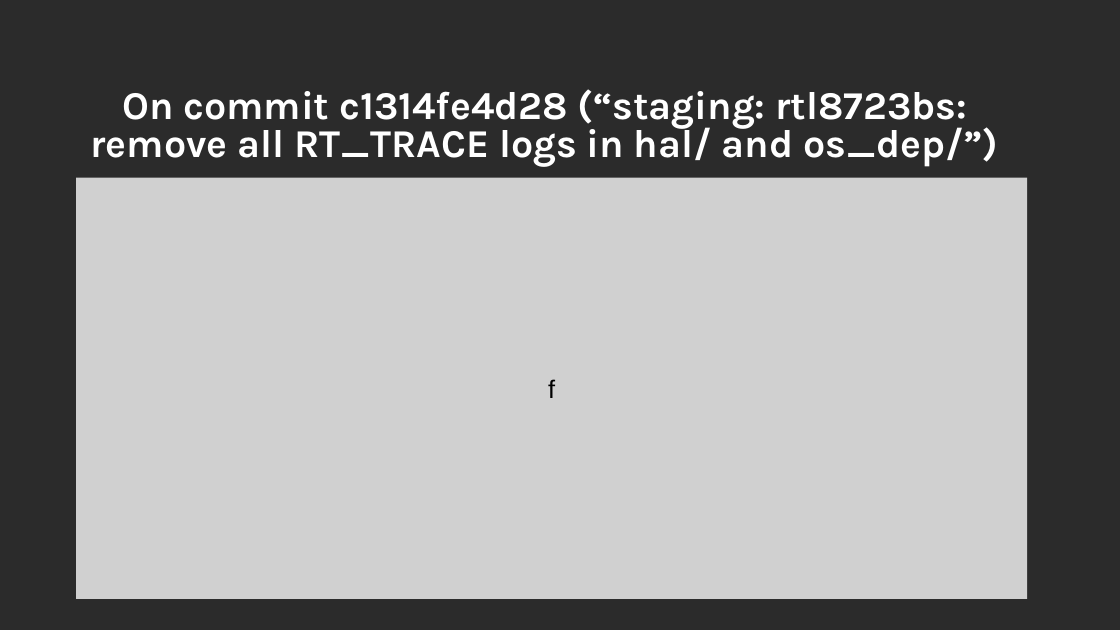
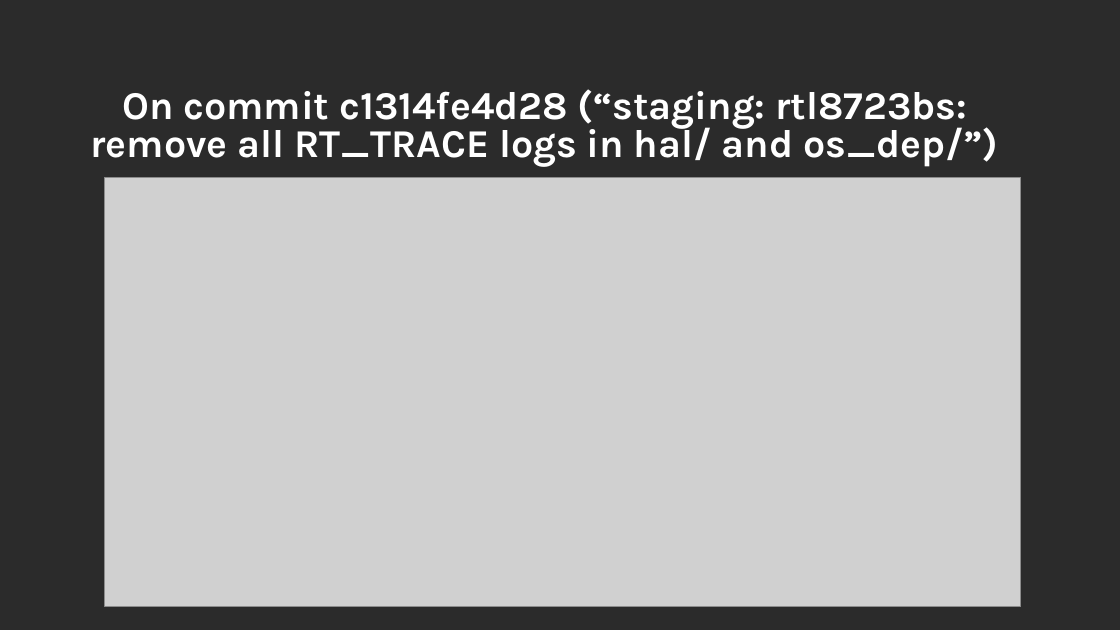
Before and after one commit to bruhtus/opensuse-asia-summit-2026, a slide deck: slide 26 of slides.odp. Drawn at 1120x630 pixels with LibreOffice and Linux fonts; fonts in the diff are those of the drawing; grey boxes stand for pictures; background and template pictures are left out; a plain dark background stands for a picture behind light text. Boxes give left, top, right and bottom in pixels: in the first picture for what was removed or moved away, otherwise in the second. Text is boxed around its words. In the diff, an @@ line names an element or a change of style, - is before the commit and + after.

Commit message:
feat: change a few images in the slides
Use a bigger images in the slides and hopefully the audience can see the
image clearly. The images that is changed are:
- get-maintainer-script-example.png
- coverity-scan-rtl8723b-hal-init.png
- rtl8723bs-unused-offset.png

Also, adjust indentation on next line for "resources available ..." in
"who am i?" slide.

```diff
--- a/slides.odp
+++ b/slides.odp
@@ picture: place and size @@
-picture at (76, 178, 1028, 599)
+picture at (105, 178, 1021, 607)
@@ text in picture at (548, 379, 555, 398): text removed @@
-f
```
Also in this commit, not shown: 2 slides added, 2 slides removed, 4 other files.
